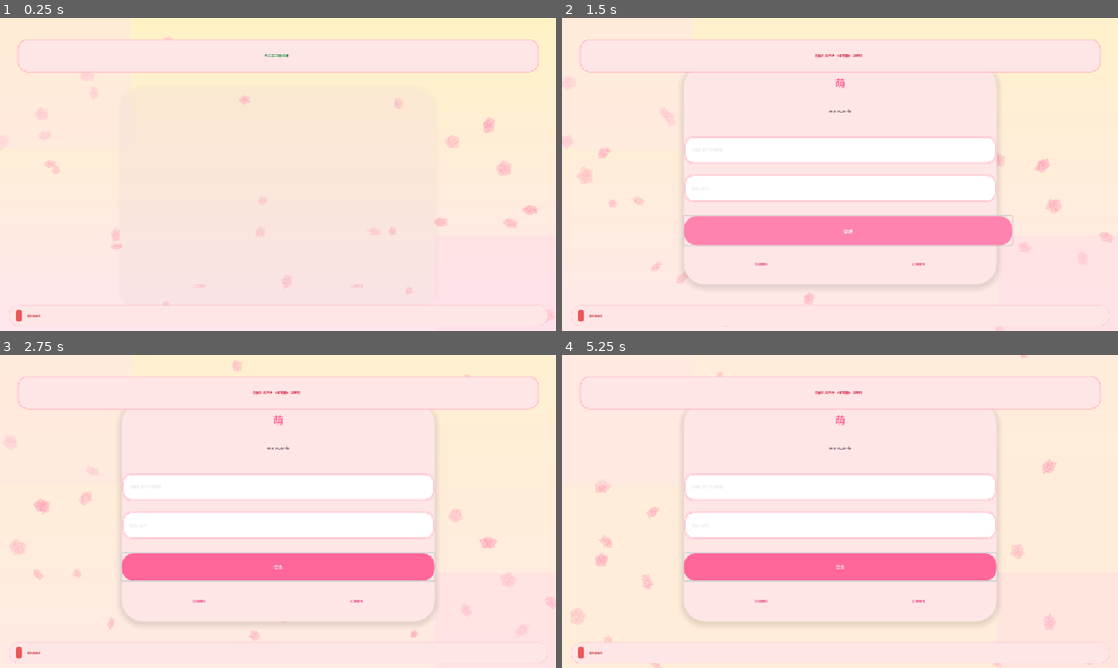
Above: before the commit, frames 1-4 (two rows, left to right).
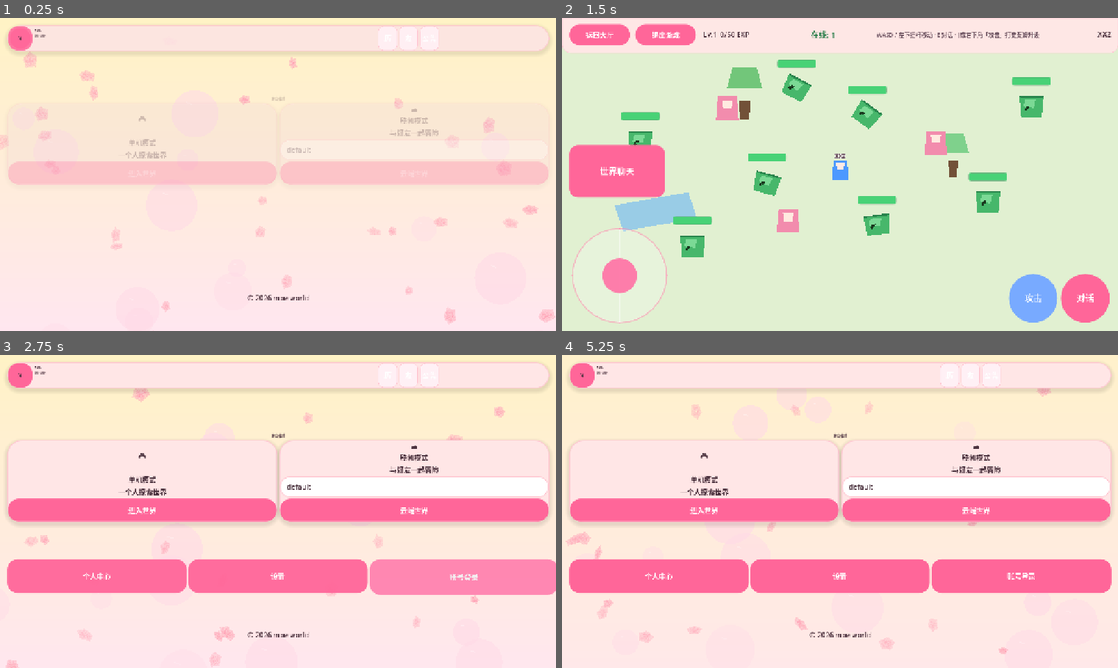
Above: after the commit, the same moments.

Repository: xuxinzhi007/moe_world
Game: Godot game, scene res://Scenes/HallScene.tscn
The game is run twice, just before and just after one commit, with the same random seed, the same clock (stepped at 60 frames per second) and the same inputs. Before the commit the project starts from res://Scenes/LoginScreen.tscn.
Inputs (mouse positions are in pixels of both pictures, inside the frame that each line leads up to):
- Up to frame 1 (0.25 s): no input
- Up to frame 2 (1.5 s): click (706, 171) at 0.5 s, where only the run after the commit has a clickable "进入世界"; click (840, 230) at 1.25 s, where only the run before the commit has a clickable "登录"
- Up to frame 3 (2.75 s): click (38, 370) at 2 s, where only the run after the commit has a clickable "返回大厅"
- Up to frame 4 (5.25 s): click (973, 508) at 2.75 s, where only the run after the commit has a clickable "云端世界"; click "登录" (after the commit: "账号登录") at 3.5 s; click "登录" at 4.25 s; click (600, 376) at 5 s, where only the run after the commit has a clickable "返回大厅"

The runs differ from the first frame. In frame 1, 18% of the frame differs, in the area x 0-99%, y 2-99%; in frame 2, 89%, in the area x 0-100%, y 0-100%; in frame 3, 36%; in frame 4, 29%.

Commit message:
feat(场景): 更新大厅和世界场景，添加怪物和攻击功能
- 修改大厅场景，更新主场景为HallScene.tscn
- 在世界场景中添加怪物生成逻辑，支持玩家攻击
- 新增攻击按钮和相关输入事件，优化移动控制
- 实现怪物血条和死亡逻辑，提升游戏互动性
- 更新登录界面，支持弹层关闭功能，优化用户体验

Diff:
--- a/Scenes/HallScene.tscn
+++ b/Scenes/HallScene.tscn
@@ -237,6 +237,11 @@
 size_flags_horizontal = 3
 text = "设置"
 
+[node name="LoginBtn" type="Button" parent="MainContainer/FeaturesSection"]
+layout_mode = 2
+size_flags_horizontal = 3
+text = "账号登录"
+
 [node name="LogoutBtn" type="Button" parent="MainContainer/FeaturesSection"]
 layout_mode = 2
 size_flags_horizontal = 3
--- /dev/null
+++ b/Scenes/Monster.tscn
@@ -0,0 +1,42 @@
+[gd_scene load_steps=2 format=3 uid="uid://world_monster_scene"]
+
+[ext_resource type="Script" path="res://Scripts/world_monster.gd" id="1_mon"]
+
+[node name="Monster" type="Node2D"]
+script = ExtResource("1_mon")
+
+[node name="SlimeRoot" type="Node2D" parent="."]
+
+[node name="Shadow" type="Polygon2D" parent="SlimeRoot"]
+z_index = -1
+color = Color(0.22, 0.28, 0.24, 0.45)
+polygon = PackedVector2Array(-24, 26, 24, 26, 20, 38, -20, 38)
+
+[node name="Body" type="Polygon2D" parent="SlimeRoot"]
+color = Color(0.28, 0.72, 0.42, 1)
+polygon = PackedVector2Array(-28, -20, 28, -20, 24, 28, -24, 28)
+
+[node name="BodyRim" type="Polygon2D" parent="SlimeRoot"]
+color = Color(0.16, 0.52, 0.3, 1)
+polygon = PackedVector2Array(-28, -20, 28, -20, 26, -16, -26, -16)
+
+[node name="BodyShine" type="Polygon2D" parent="SlimeRoot"]
+color = Color(0.65, 0.96, 0.72, 0.55)
+polygon = PackedVector2Array(-14, -12, 10, -12, 6, 8, -18, 4)
+
+[node name="Face" type="Polygon2D" parent="SlimeRoot"]
+color = Color(0.1, 0.22, 0.12, 1)
+polygon = PackedVector2Array(-10, 2, -4, 2, -5, 8, -11, 8, -8, 10, -12, 14, -16, 10)
+
+[node name="Face2" type="Polygon2D" parent="SlimeRoot"]
+color = Color(0.1, 0.22, 0.12, 1)
+polygon = PackedVector2Array(4, 2, 10, 2, 11, 8, 5, 8, 8, 10, 12, 14, 16, 10)
+
+[node name="HpBar" type="ProgressBar" parent="."]
+offset_left = -44.0
+offset_top = -64.0
+offset_right = 44.0
+offset_bottom = -46.0
+max_value = 40.0
+value = 40.0
+show_percentage = false
--- a/Scenes/WorldScene.tscn
+++ b/Scenes/WorldScene.tscn
@@ -46,6 +46,8 @@
 
 [node name="Players" type="Node2D" parent="."]
 
+[node name="Monsters" type="Node2D" parent="."]
+
 [node name="MainCamera" type="Camera2D" parent="."]
 position = Vector2(640, 360)
 
@@ -68,27 +70,44 @@
 offset_bottom = 62.0
 text = "返回大厅"
 
+[node name="ExitGameBtn" type="Button" parent="UI/TopBar"]
+layout_mode = 0
+offset_left = 168.0
+offset_top = 14.0
+offset_right = 308.0
+offset_bottom = 62.0
+text = "退出游戏"
+
+[node name="CombatLabel" type="Label" parent="UI/TopBar"]
+layout_mode = 0
+offset_left = 324.0
+offset_top = 18.0
+offset_right = 560.0
+offset_bottom = 58.0
+text = "Lv.1  0/50 EXP"
+vertical_alignment = 1
+
 [node name="OnlineLabel" type="Label" parent="UI/TopBar"]
 layout_mode = 0
-offset_left = 400.0
+offset_left = 572.0
 offset_top = 18.0
-offset_right = 560.0
+offset_right = 712.0
 offset_bottom = 58.0
 text = "在线: 1"
 vertical_alignment = 1
 
 [node name="HintLabel" type="Label" parent="UI/TopBar"]
 layout_mode = 0
-offset_left = 580.0
+offset_left = 724.0
 offset_top = 22.0
-offset_right = 900.0
+offset_right = 1088.0
 offset_bottom = 54.0
 text = "WASD / 摇杆移动"
 vertical_alignment = 1
 
 [node name="NicknameLabel" type="Label" parent="UI/TopBar"]
 layout_mode = 0
-offset_left = 920.0
+offset_left = 1100.0
 offset_top = 16.0
 offset_right = 1264.0
 offset_bottom = 56.0
@@ -144,6 +163,20 @@
 offset_bottom = 162.0
 mouse_filter = 2
 
+[node name="AttackButton" type="Button" parent="UI/MobileControls"]
+anchors_preset = 3
+anchor_left = 1.0
+anchor_top = 1.0
+anchor_right = 1.0
+anchor_bottom = 1.0
+offset_left = -252.0
+offset_top = -132.0
+offset_right = -140.0
+offset_bottom = -20.0
+grow_horizontal = 0
+grow_vertical = 0
+text = "攻击"
+
 [node name="InteractButton" type="Button" parent="UI/MobileControls"]
 anchors_preset = 3
 anchor_left = 1.0
--- a/Scripts/hall_scene.gd
+++ b/Scripts/hall_scene.gd
@@ -1,6 +1,7 @@
 extends Control
 
 const UITheme = preload("res://Scripts/ui_theme.gd")
+const LOGIN_SCENE := preload("res://Scenes/LoginScreen.tscn")
 
 @onready var player_name_label: Label = $MainContainer/PlayerInfoBar/PlayerInfoContent/PlayerDetails/PlayerName
 @onready var online_time_label: Label = $MainContainer/PlayerInfoBar/PlayerInfoContent/PlayerDetails/OnlineTime
@@ -14,6 +15,7 @@
 @onready var cloud_room_edit: LineEdit = $MainContainer/GameModesSection/GameModesGrid/CloudModeCard/CloudCardContent/RoomEdit
 @onready var profile_btn: Button = $MainContainer/FeaturesSection/ProfileBtn
 @onready var settings_btn: Button = $MainContainer/FeaturesSection/SettingsBtn
+@onready var login_btn: Button = $MainContainer/FeaturesSection/LoginBtn
 @onready var logout_btn: Button = $MainContainer/FeaturesSection/LogoutBtn
 @onready var copyright_label: Label = $MainContainer/FooterSection/CopyrightLabel
 @onready var settings_overlay: Control = $MainContainer/SettingsOverlay
@@ -24,6 +26,8 @@
 var _online_time_seconds: int = 0
 var gradient_offset: float = 0.0
 var _is_mobile: bool = false
+var _login_overlay_layer: CanvasLayer
+var _pending_cloud_room: String = ""
 
 
 func _ready() -> void:
@@ -69,6 +73,7 @@
 	cloud_world_btn.pressed.connect(_on_cloud_world_clicked)
 	profile_btn.pressed.connect(_on_profile_clicked)
 	settings_btn.pressed.connect(_on_settings_clicked)
+	login_btn.pressed.connect(_on_login_btn_clicked)
 	logout_btn.pressed.connect(_on_logout_clicked)
 	recent_btn.pressed.connect(_on_recent_clicked)
 	friends_btn.pressed.connect(_on_friends_clicked)
@@ -78,6 +83,7 @@
 	_setup_button_hover_effect(cloud_world_btn)
 	_setup_button_hover_effect(profile_btn)
 	_setup_button_hover_effect(settings_btn)
+	_setup_button_hover_effect(login_btn)
 	_setup_button_hover_effect(logout_btn)
 
 
@@ -115,6 +121,26 @@
 		vip_badge.text = "VIP %d" % vip_level
 	else:
 		vip_badge.visible = false
+
+	_update_auth_buttons()
+
+
+func _is_logged_in() -> bool:
+	if not ProjectSettings.has_setting("moe_world/current_user"):
+		return false
+	var u: Variant = ProjectSettings.get_setting("moe_world/current_user")
+	if not u is Dictionary:
+		return false
+	var d: Dictionary = u as Dictionary
+	if d.is_empty():
+		return false
+	return not str(d.get("token", "")).strip_edges().is_empty()
+
+
+func _update_auth_buttons() -> void:
+	var logged := _is_logged_in()
+	login_btn.visible = not logged
+	logout_btn.visible = logged
 
 
 func _start_online_timer() -> void:
@@ -272,28 +298,79 @@
 func _on_cloud_world_clicked() -> void:
 	UITheme.pulse(cloud_world_btn)
 	var room := cloud_room_edit.text.strip_edges()
-	if room.is_empty():
-		room = "default"
+	_begin_cloud_connection(room)
+
+
+func _begin_cloud_connection(room: String) -> void:
+	var rid := room.strip_edges()
+	if rid.is_empty():
+		rid = "default"
 	if WorldNetwork.cloud_ready.is_connected(_on_cloud_ready):
 		WorldNetwork.cloud_ready.disconnect(_on_cloud_ready)
 	if WorldNetwork.cloud_connection_failed.is_connected(_on_cloud_failed):
 		WorldNetwork.cloud_connection_failed.disconnect(_on_cloud_failed)
 	WorldNetwork.cloud_ready.connect(_on_cloud_ready, CONNECT_ONE_SHOT)
 	WorldNetwork.cloud_connection_failed.connect(_on_cloud_failed, CONNECT_ONE_SHOT)
-	var err: int = WorldNetwork.start_cloud(room)
+	var err: int = WorldNetwork.start_cloud(rid)
 	if err != OK:
 		if WorldNetwork.cloud_ready.is_connected(_on_cloud_ready):
 			WorldNetwork.cloud_ready.disconnect(_on_cloud_ready)
 		if WorldNetwork.cloud_connection_failed.is_connected(_on_cloud_failed):
 			WorldNetwork.cloud_connection_failed.disconnect(_on_cloud_failed)
 		if err == ERR_UNAUTHORIZED:
-			MoeDialogBus.show_dialog("需要登录", "云端联机需要登录后的 token。请退出并用账号登录一次。")
+			_open_login_overlay(rid)
 		else:
 			MoeDialogBus.show_dialog("无法连接", "请确认已登录且保存了 API 地址；房间名仅允许字母、数字、下划线与短横线。错误码 %d。" % err)
 		return
 	_cloud_pending = true
 	_cloud_wait_timer = get_tree().create_timer(15.0)
 	_cloud_wait_timer.timeout.connect(_on_cloud_timeout, CONNECT_ONE_SHOT)
+
+
+func _on_login_btn_clicked() -> void:
+	UITheme.pulse(login_btn)
+	_open_login_overlay("")
+
+
+func _open_login_overlay(pending_cloud_room: String) -> void:
+	if _login_overlay_layer != null and is_instance_valid(_login_overlay_layer):
+		return
+	_pending_cloud_room = pending_cloud_room.strip_edges()
+	var layer := CanvasLayer.new()
+	layer.layer = 120
+	var dim := ColorRect.new()
+	dim.set_anchors_preset(Control.PRESET_FULL_RECT)
+	dim.color = Color(0, 0, 0, 0.5)
+	dim.mouse_filter = Control.MOUSE_FILTER_STOP
+	layer.add_child(dim)
+	var login_inst: Control = LOGIN_SCENE.instantiate()
+	login_inst.overlay_mode = true
+	login_inst.set_anchors_preset(Control.PRESET_FULL_RECT)
+	login_inst.login_success.connect(_on_overlay_login_success, CONNECT_ONE_SHOT)
+	login_inst.overlay_closed.connect(_on_login_overlay_closed, CONNECT_ONE_SHOT)
+	layer.add_child(login_inst)
+	add_child(layer)
+	_login_overlay_layer = layer
+
+
+func _login_overlay_dispose() -> void:
+	if _login_overlay_layer != null and is_instance_valid(_login_overlay_layer):
+		_login_overlay_layer.queue_free()
+	_login_overlay_layer = null
+
+
+func _on_login_overlay_closed() -> void:
+	_pending_cloud_room = ""
+	_login_overlay_dispose()
+
+
+func _on_overlay_login_success() -> void:
+	var retry_room := _pending_cloud_room
+	_pending_cloud_room = ""
+	_login_overlay_dispose()
+	_refresh_player_info()
+	if not retry_room.is_empty():
+		_begin_cloud_connection(retry_room)
 
 
 func _on_cloud_ready() -> void:
@@ -359,4 +436,4 @@
 	if ProjectSettings.has_setting("moe_world/current_user"):
 		ProjectSettings.set_setting("moe_world/current_user", {})
 	UserStorage.clear_session_file()
-	get_tree().change_scene_to_file("res://Scenes/LoginScreen.tscn")
+	_refresh_player_info()
--- a/Scripts/login_screen.gd
+++ b/Scripts/login_screen.gd
@@ -1,6 +1,8 @@
 extends Control
 
 signal login_success()
+## 弹层关闭（未登录成功时点击「返回大厅」）
+signal overlay_closed()
 
 @onready var main_card: PanelContainer = $MainCard
 @onready var title_main: Label = $MainCard/CardContent/TitleArea/TitleMain
@@ -30,9 +32,14 @@
 
 var gradient_offset: float = 0.0
 
+## 由大厅以弹层方式实例化时设为 true（须在加入场景树之前赋值）
+var overlay_mode: bool = false
+
 const AuthService = preload("res://Scripts/auth_service.gd")
 
 func _ready() -> void:
+	if overlay_mode:
+		_setup_overlay_chrome()
 	_apply_theme()
 
 	auth_service.login_success.connect(_on_login_success)
@@ -70,6 +77,25 @@
 	_on_window_resized()
 
 	_play_intro_animation()
+
+
+func _setup_overlay_chrome() -> void:
+	var close_btn := Button.new()
+	close_btn.name = "OverlayCloseBtn"
+	close_btn.text = "返回大厅"
+	close_btn.focus_mode = Control.FOCUS_NONE
+	close_btn.set_anchors_preset(Control.PRESET_TOP_LEFT)
+	close_btn.offset_left = 20.0
+	close_btn.offset_top = 20.0
+	close_btn.offset_right = 20.0 + 132.0
+	close_btn.offset_bottom = 20.0 + 44.0
+	close_btn.z_index = 50
+	close_btn.pressed.connect(_on_overlay_back_pressed)
+	add_child(close_btn)
+
+
+func _on_overlay_back_pressed() -> void:
+	overlay_closed.emit()
 
 
 func _process(delta: float) -> void:
@@ -459,10 +485,11 @@
 	var tip := "登录成功！欢迎回来～" if name_hint.is_empty() else ("登录成功！欢迎，%s" % name_hint)
 	_show_message(tip, false)
 	await get_tree().create_timer(1.6).timeout
-	login_success.emit()
 	ProjectSettings.set_setting("moe_world/current_user", user_data)
 	UserStorage.persist_current_session()
-	get_tree().change_scene_to_file("res://Scenes/HallScene.tscn")
+	login_success.emit()
+	if not overlay_mode:
+		get_tree().change_scene_to_file("res://Scenes/HallScene.tscn")
 
 func _on_login_failed(error: String) -> void:
 	_set_processing_request(false)
--- a/Scripts/mobile_controls.gd
+++ b/Scripts/mobile_controls.gd
@@ -2,10 +2,12 @@
 
 signal move_input(direction: Vector2)
 signal interact_pressed()
+signal attack_pressed()
 
 @onready var joystick_zone: Control = $MobileRoot/JoystickZone
 @onready var joystick_knob: Panel = $MobileRoot/JoystickZone/JoystickKnob
 @onready var interact_button: Button = $InteractButton
+@onready var attack_button: Button = $AttackButton
 
 var _center: Vector2 = Vector2.ZERO
 var _radius: float = 72.0
@@ -21,6 +23,7 @@
 	_reset_knob()
 	joystick_zone.gui_input.connect(_on_zone_gui_input)
 	interact_button.pressed.connect(interact_pressed.emit)
+	attack_button.pressed.connect(attack_pressed.emit)
 	get_viewport().size_changed.connect(_on_vp_changed)
 
 
@@ -67,6 +70,24 @@
 	interact_button.add_theme_stylebox_override("pressed", ib_p)
 	interact_button.add_theme_color_override("font_color", Color.WHITE)
 	interact_button.add_theme_font_size_override("font_size", 20)
+
+	var ab := StyleBoxFlat.new()
+	ab.bg_color = Color8(120, 170, 255)
+	ab.corner_radius_top_left = 999
+	ab.corner_radius_top_right = 999
+	ab.corner_radius_bottom_left = 999
+	ab.corner_radius_bottom_right = 999
+	ab.content_margin_top = 16
+	ab.content_margin_bottom = 16
+	attack_button.add_theme_stylebox_override("normal", ab)
+	var ab_h := ab.duplicate()
+	ab_h.bg_color = Color8(150, 195, 255)
+	attack_button.add_theme_stylebox_override("hover", ab_h)
+	var ab_p := ab.duplicate()
+	ab_p.bg_color = Color8(90, 140, 220)
+	attack_button.add_theme_stylebox_override("pressed", ab_p)
+	attack_button.add_theme_color_override("font_color", Color.WHITE)
+	attack_button.add_theme_font_size_override("font_size", 20)
 
 
 func _recompute_geometry() -> void:
--- /dev/null
+++ b/Scripts/world_monster.gd
@@ -0,0 +1,156 @@
+extends Node2D
+
+## 史莱姆型小怪：追玩家、血条、待机动画 / 受击闪 / 死亡形变。
+
+signal died(reward_xp: int)
+
+@export var max_hp: int = 40
+@export var reward_xp: int = 18
+@export var move_speed: float = 58.0
+@export var aggro_range: float = 300.0
+
+var hp: int = 0
+var _target: Node2D
+var _dying: bool = false
+var _bob_time: float = 0.0
+var _bob_phase: float = 0.0
+var _last_move: Vector2 = Vector2.ZERO
+var _squash: Vector2 = Vector2.ONE
+
+@onready var slime_root: Node2D = $SlimeRoot
+@onready var hp_bar: ProgressBar = $HpBar
+
+var _fill_style: StyleBoxFlat
+var _hit_tween: Tween
+
+
+func _ready() -> void:
+	add_to_group("world_monster")
+	_bob_phase = randf() * TAU
+	hp = maxi(1, max_hp)
+	_style_hp_bar()
+	hp_bar.max_value = float(max_hp)
+	hp_bar.value = float(hp)
+	_update_hp_bar_visual()
+
+
+func set_aggro_target(t: Node2D) -> void:
+	_target = t
+
+
+func _style_hp_bar() -> void:
+	var bg := StyleBoxFlat.new()
+	bg.bg_color = Color(0.12, 0.1, 0.14, 0.92)
+	bg.border_color = Color(0.42, 0.32, 0.38, 1.0)
+	bg.set_border_width_all(1)
+	bg.corner_radius_top_left = 4
+	bg.corner_radius_top_right = 4
+	bg.corner_radius_bottom_left = 4
+	bg.corner_radius_bottom_right = 4
+	hp_bar.add_theme_stylebox_override("background", bg)
+
+	_fill_style = StyleBoxFlat.new()
+	_fill_style.bg_color = _hp_fill_color(1.0)
+	_fill_style.corner_radius_top_left = 2
+	_fill_style.corner_radius_top_right = 2
+	_fill_style.corner_radius_bottom_left = 2
+	_fill_style.corner_radius_bottom_right = 2
+	hp_bar.add_theme_stylebox_override("fill", _fill_style)
+
+
+func _hp_fill_color(ratio: float) -> Color:
+	ratio = clampf(ratio, 0.0, 1.0)
+	var healthy := Color8(72, 210, 118)
+	var danger := Color8(255, 92, 108)
+	return healthy.lerp(danger, 1.0 - ratio)
+
+
+func _update_hp_bar_visual() -> void:
+	var ratio := 0.0
+	if max_hp > 0:
+		ratio = float(hp) / float(max_hp)
+	if _fill_style:
+		_fill_style.bg_color = _hp_fill_color(ratio)
+
+
+func _refresh_hp_bar() -> void:
+	hp_bar.max_value = float(maxi(1, max_hp))
+	var tw := create_tween()
+	tw.tween_property(hp_bar, "value", float(hp), 0.12).set_ease(Tween.EASE_OUT).set_trans(Tween.TRANS_QUAD)
+	_update_hp_bar_visual()
+
+
+func _play_hit_feedback() -> void:
+	if not is_instance_valid(slime_root):
+		return
+	if _hit_tween and _hit_tween.is_valid():
+		_hit_tween.kill()
+	_hit_tween = create_tween()
+	slime_root.modulate = Color(1.35, 1.35, 1.45, 1.0)
+	_hit_tween.tween_property(slime_root, "modulate", Color.WHITE, 0.14).set_ease(Tween.EASE_OUT)
+	var shake := create_tween()
+	var o := hp_bar.position
+	shake.tween_property(hp_bar, "position", o + Vector2(3, 0), 0.04)
+	shake.tween_property(hp_bar, "position", o - Vector2(2, 0), 0.04)
+	shake.tween_property(hp_bar, "position", o, 0.05)
+
+
+func take_damage(amount: int) -> void:
+	if is_queued_for_deletion() or _dying:
+		return
+	amount = maxi(1, amount)
+	hp = maxi(0, hp - amount)
+	_refresh_hp_bar()
+	_play_hit_feedback()
+	if hp <= 0:
+		_start_death()
+
+
+func _start_death() -> void:
+	_dying = true
+	var rx: int = reward_xp
+	var tw := create_tween().set_parallel(true)
+	tw.set_trans(Tween.TRANS_BACK).set_ease(Tween.EASE_IN)
+	tw.tween_property(slime_root, "scale", Vector2(1.28, 0.18), 0.32)
+	tw.tween_property(slime_root, "rotation", slime_root.rotation + (PI * 0.12 if randf() > 0.5 else -PI * 0.12), 0.32)
+	var tw2 := create_tween()
+	tw2.tween_property(hp_bar, "modulate:a", 0.0, 0.2)
+	tw2.tween_property(self, "modulate:a", 0.0, 0.38).set_delay(0.06)
+	await tw.finished
+	died.emit(rx)
+	queue_free()
+
+
+func _process(delta: float) -> void:
+	if _dying:
+		return
+	_bob_time += delta
+	var bob := sin(_bob_time * 3.2 + _bob_phase) * 2.2
+	var breathe := 1.0 + sin(_bob_time * 2.0 + _bob_phase * 0.7) * 0.035
+
+	var move_vec := Vector2.ZERO
+	if _target != null and is_instance_valid(_target):
+		var to_player: Vector2 = _target.global_position - global_position
+		var dist: float = to_player.length()
+		if dist <= aggro_range and dist > 4.0:
+			move_vec = to_player.normalized() * move_speed * delta
+			global_position += move_vec
+			_last_move = move_vec
+		else:
+			_last_move = Vector2.ZERO
+	else:
+		_last_move = Vector2.ZERO
+
+	var speed := _last_move.length() / maxf(delta, 0.0001)
+	var stretch := clampf(speed / 120.0, 0.0, 1.0)
+	if move_vec.length_squared() > 0.0001:
+		var dir := move_vec.normalized()
+		var ang := dir.angle() + PI * 0.5
+		slime_root.rotation = lerp_angle(slime_root.rotation, ang * 0.18, 6.0 * delta)
+		_squash = _squash.lerp(Vector2(1.0 + stretch * 0.14, 1.0 - stretch * 0.1), 10.0 * delta)
+	else:
+		slime_root.rotation = lerp_angle(slime_root.rotation, 0.0, 5.0 * delta)
+		_squash = _squash.lerp(Vector2.ONE * breathe, 4.0 * delta)
+
+	slime_root.position.y = bob
+	slime_root.scale = _squash
--- a/Scripts/world_scene.gd
+++ b/Scripts/world_scene.gd
@@ -2,11 +2,19 @@
 
 const NPC_SCENE := preload("res://Scenes/NPC.tscn")
 const PLAYER_SCENE := preload("res://Scenes/Player.tscn")
+const MONSTER_SCENE := preload("res://Scenes/Monster.tscn")
+
+const MELEE_RANGE: float = 78.0
+const MELEE_COOLDOWN: float = 0.38
+const BASE_MELEE_DAMAGE: int = 12
 
 @onready var _wn: Node = get_node("/root/WorldNetwork")
 @onready var players_root: Node2D = $Players
+@onready var monsters_root: Node2D = $Monsters
 @onready var main_camera: Camera2D = $MainCamera
 @onready var back_btn: Button = $UI/TopBar/BackBtn
+@onready var exit_game_btn: Button = $UI/TopBar/ExitGameBtn
+@onready var combat_label: Label = $UI/TopBar/CombatLabel
 @onready var nickname_label: Label = $UI/TopBar/NicknameLabel
 @onready var online_label: Label = $UI/TopBar/OnlineLabel
 @onready var hint_label: Label = $UI/TopBar/HintLabel
@@ -19,13 +27,19 @@
 
 var _local_player: CharacterBody2D
 var _local_player_name: String = "萌酱"
+var _attack_cd: float = 0.0
+var _combat_level: int = 1
+var _combat_xp: int = 0
+var _combat_xp_next: int = 50
 
 
 func _ready() -> void:
 	_apply_theme_to_ui()
 	back_btn.pressed.connect(_on_back_clicked)
+	exit_game_btn.pressed.connect(_on_exit_game_clicked)
 	mobile_controls.move_input.connect(_on_mobile_move_input)
 	mobile_controls.interact_pressed.connect(_on_mobile_interact_pressed)
+	mobile_controls.attack_pressed.connect(_on_mobile_attack_pressed)
 	_load_user_data()
 	_setup_chat()
 
@@ -36,6 +50,9 @@
 		_spawn_offline_player()
 
 	_spawn_npcs()
+	if not _wn.is_cloud():
+		_spawn_monsters()
+	_refresh_combat_ui()
 
 
 func _saved_username() -> String:
@@ -174,15 +191,119 @@
 	if _wn.is_cloud():
 		hint_label.text = "云端房间「%s」· 头顶显示昵称 · 与好友约定同一房间名" % _wn.cloud_room
 	else:
-		hint_label.text = "WASD / 左下摇杆移动 · 对话用右下角按钮或键盘 E"
+		hint_label.text = "WASD / 左下摇杆移动 · E 对话 · J 或右下角「攻击」打史莱姆升级"
 
 
 func _process(delta: float) -> void:
+	_attack_cd = maxf(0.0, _attack_cd - delta)
 	if is_instance_valid(players_root):
 		online_label.text = "在线: %d" % players_root.get_child_count()
 	if is_instance_valid(_local_player) and is_instance_valid(main_camera):
 		var t: float = clampf(follow_smooth * delta, 0.0, 1.0)
 		main_camera.global_position = main_camera.global_position.lerp(_local_player.global_position, t)
+	if not _wn.is_cloud() and _can_local_attack() and Input.is_action_just_pressed("attack"):
+		_try_melee_attack()
+
+
+func _xp_for_next_level(level: int) -> int:
+	return 28 + level * 22
+
+
+func _melee_damage() -> int:
+	return BASE_MELEE_DAMAGE + _combat_level * 4
+
+
+func _can_local_attack() -> bool:
+	if not is_instance_valid(_local_player):
+		return false
+	if not _local_player.is_local_controllable():
+		return false
+	if _local_player.is_in_dialog:
+		return false
+	if MoeDialogBus.is_dialog_open():
+		return false
+	return true
+
+
+func _try_melee_attack() -> void:
+	if _wn.is_cloud():
+		return
+	if _attack_cd > 0.0:
+		return
+	if not _can_local_attack():
+		return
+	var origin: Vector2 = _local_player.global_position
+	var hit_any := false
+	for n in get_tree().get_nodes_in_group("world_monster").duplicate():
+		if not is_instance_valid(n):
+			continue
+		if not n is Node2D:
+			continue
+		if not n.has_method("take_damage"):
+			continue
+		var m: Node2D = n as Node2D
+		if m.global_position.distance_to(origin) <= MELEE_RANGE:
+			hit_any = true
+			n.take_damage(_melee_damage())
+	if hit_any:
+		_attack_cd = MELEE_COOLDOWN
+
+
+func _on_mobile_attack_pressed() -> void:
+	_try_melee_attack()
+
+
+func _grant_xp(amount: int) -> void:
+	amount = maxi(1, amount)
+	_combat_xp += amount
+	while _combat_xp >= _combat_xp_next:
+		_combat_xp -= _combat_xp_next
+		_combat_level += 1
+		_combat_xp_next = _xp_for_next_level(_combat_level)
+	_refresh_combat_ui()
+
+
+func _refresh_combat_ui() -> void:
+	if not is_instance_valid(combat_label):
+		return
+	if _wn.is_cloud():
+		combat_label.visible = false
+		return
+	combat_label.visible = true
+	combat_label.text = "Lv.%d  %d/%d EXP" % [_combat_level, _combat_xp, _combat_xp_next]
+
+
+func _on_monster_died(reward: int) -> void:
+	_grant_xp(reward)
+
+
+func _spawn_monsters() -> void:
+	if not is_instance_valid(_local_player):
+		return
+	var spots: Array[Vector2] = [
+		Vector2(720, 180), Vector2(980, 420), Vector2(300, 520),
+		Vector2(1080, 200), Vector2(180, 280), Vector2(760, 520),
+		Vector2(520, 120), Vector2(420, 380)
+	]
+	var i := 0
+	for pos in spots:
+		var mon = MONSTER_SCENE.instantiate()
+		mon.max_hp = 28 + i * 6
+		mon.reward_xp = 14 + (i % 4) * 4
+		mon.move_speed = 48.0 + float(i % 3) * 8.0
+		mon.died.connect(_on_monster_died)
+		monsters_root.add_child(mon)
+		if mon is Node2D:
+			(mon as Node2D).global_position = pos
+		if mon.has_method("set_aggro_target"):
+			mon.set_aggro_target(_local_player)
+		i += 1
+
+
+func _on_exit_game_clicked() -> void:
+	if _wn.is_cloud():
+		_wn.leave_session()
+	get_tree().quit()
 
 
 func _on_back_clicked() -> void:
--- a/project.godot
+++ b/project.godot
@@ -11,7 +11,7 @@
 [application]
 
 config/name="萌社区"
-run/main_scene="res://Scenes/LoginScreen.tscn"
+run/main_scene="res://Scenes/HallScene.tscn"
 config/features=PackedStringArray("4.4", "Mobile")
 config/icon="res://icon.svg"
 
@@ -69,6 +69,11 @@
 "events": [Object(InputEventKey,"resource_local_to_scene":false,"resource_name":"","device":-1,"window_id":0,"alt_press …(192 unchanged characters)…
 ]
 }
+attack={
+"deadzone": 0.2,
+"events": [Object(InputEventKey,"resource_local_to_scene":false,"resource_name":"","device":-1,"window_id":0,"alt_pressed":false,"shift_pressed":false,"ctrl_pressed":false,"meta_pressed":false,"pressed":false,"keycode":0,"physical_keycode":74,"key_label":0,"unicode":106,"location":0,"echo":false,"script":null)
+]
+}
 
 [moe_world]
 
Not shown, added: Scripts/world_monster.gd.uid
Not shown, changed: apk/萌社区.apk
Not shown, changed: apk/萌社区.apk.idsig
